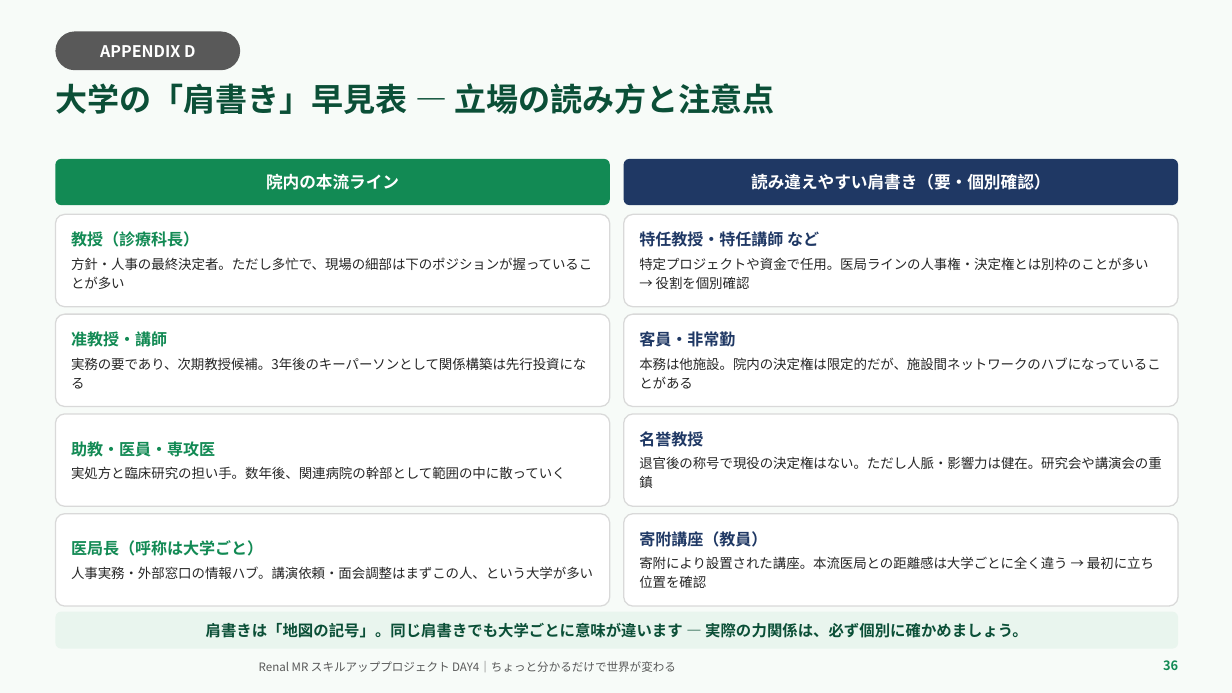
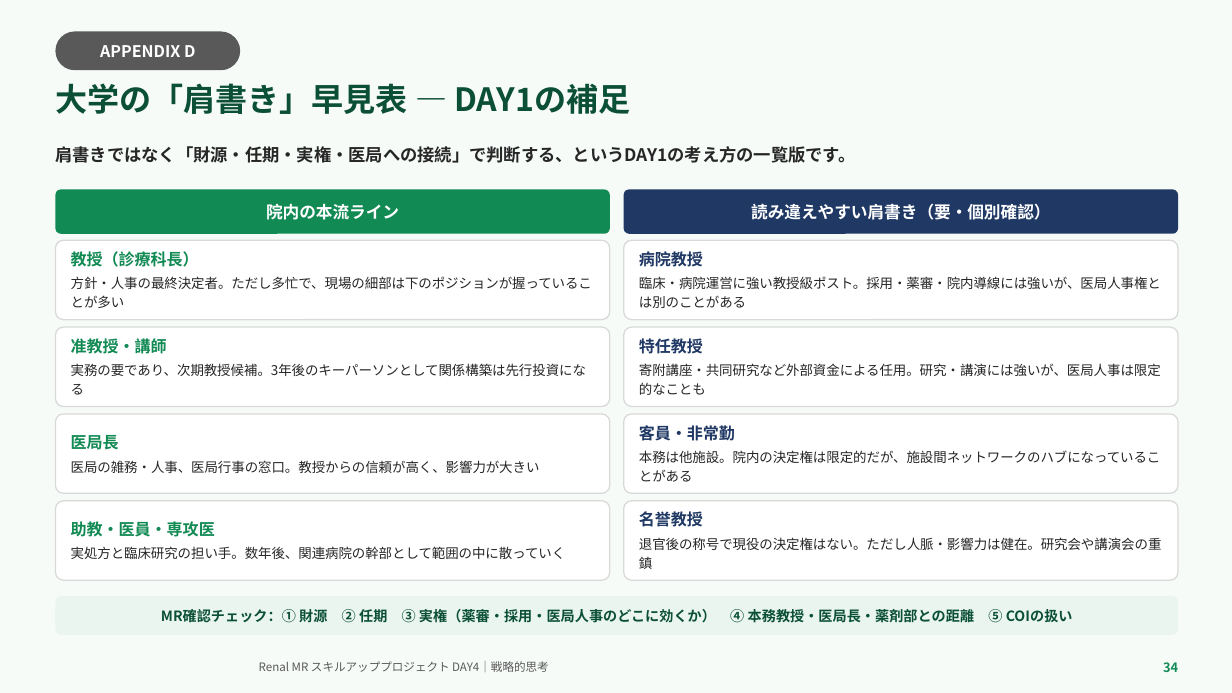
Before and after one commit to TAKUYA-1187/Claude, a slide deck: slide 34 of novartis_training/DAY4_ちょっと分かるだけで世界が変わる.pptx (slide 36 before the commit). Drawn at 1232x693 pixels with LibreOffice and Linux fonts; fonts in the diff are those of the drawing; background and template pictures are left out. Boxes give left, top, right and bottom in pixels: in the first picture for what was removed or moved away, otherwise in the second. Text is boxed around its words. In the diff, an @@ line names an element or a change of style, - is before the commit and + after.

```diff
--- a/novartis_training/DAY4_ちょっと分かるだけで世界が変わる.pptx
+++ b/novartis_training/DAY4_ちょっと分かるだけで世界が変わる.pptx
@@ text at (x1=55, y1=83, x2=630, y2=114): text changed @@
-大学の「肩書き」早見表 — 立場の読み方と注意点
+大学の「肩書き」早見表 — DAY1の補足
@@ text added at (x1=55, y1=146, x2=855, y2=163), 13.5 pt, text #262626, bold @@
+肩書きではなく「財源・任期・実権・医局への接続」で判断する、というDAY1の考え方の一覧版です。
@@ rounded rectangle "院内の本流ライン" moved from (x1=55, y1=159, x2=610, y2=205) to (x1=55, y1=189, x2=610, y2=234) @@
@@ rounded rectangle "読み違えやすい肩書き（要・個別確認）" moved from (x1=624, y1=159, x2=1178, y2=205) to (x1=624, y1=189, x2=1178, y2=234) @@
@@ rounded rectangle "教授（診療科長）" resized from (x1=55, y1=214, x2=610, y2=307) to (x1=55, y1=240, x2=610, y2=320) @@
@@ rounded rectangle "病院教授" resized from (x1=624, y1=214, x2=1178, y2=307) to (x1=624, y1=240, x2=1178, y2=320) @@
@@ text in rounded rectangle at (x1=639, y1=251, x2=1161, y2=308): text changed @@
-特任教授・特任講師 など
-特定プロジェクトや資金で任用。医局ラインの人事権・決定権とは別枠のことが多い → 役割を個別確認
+病院教授
+臨床・病院運営に強い教授級ポスト。採用・薬審・院内導線には強いが、医局人事権とは別のことがある
@@ rounded rectangle "准教授・講師" resized from (x1=55, y1=314, x2=610, y2=407) to (x1=55, y1=327, x2=610, y2=407) @@
@@ rounded rectangle added at (x1=624, y1=327, x2=1178, y2=407), fill #FFFFFF, outline #D9D9D9 1 pt, 10.5 pt, text #262626 @@
+特任教授
+寄附講座・共同研究など外部資金による任用。研究・講演には強いが、医局人事は限定的なことも
@@ rounded rectangle "医局長" resized from (x1=55, y1=514, x2=610, y2=606) to (x1=55, y1=414, x2=610, y2=494) @@
@@ rounded rectangle "客員・非常勤" resized from (x1=624, y1=314, x2=1178, y2=407) to (x1=624, y1=414, x2=1178, y2=494) @@
@@ text in rounded rectangle at (x1=71, y1=435, x2=540, y2=473): text changed @@
-医局長（呼称は大学ごと）
-人事実務・外部窓口の情報ハブ。講演依頼・面会調整はまずこの人、という大学が多い
+医局長
+医局の雑務・人事、医局行事の窓口。教授からの信頼が高く、影響力が大きい
@@ rounded rectangle "助教・医員・専攻医" resized from (x1=55, y1=414, x2=610, y2=506) to (x1=55, y1=501, x2=610, y2=580) @@
@@ rounded rectangle "名誉教授" resized from (x1=624, y1=414, x2=1178, y2=506) to (x1=624, y1=501, x2=1178, y2=580) @@
@@ rounded rectangle removed at (x1=624, y1=514, x2=1178, y2=606) @@
-寄附講座（教員）
-寄附により設置された講座。本流医局との距離感は大学ごとに全く違う → 最初に立ち位置を確認
@@ rounded rectangle added at (x1=55, y1=596, x2=1178, y2=635), fill #E9F5EE, 11 pt, text #0B4F37, bold @@
+MR確認チェック：① 財源 ② 任期 ③ 実権（薬審・採用・医局人事のどこに効くか） ④ 本務教授・医局長・薬剤部との距離 ⑤ COIの扱い
@@ rounded rectangle removed at (x1=55, y1=612, x2=1178, y2=649) @@
-肩書きは「地図の記号」。同じ肩書きでも大学ごとに意味が違います — 実際の力関係は、必ず個別に確かめましょう。
@@ text at (x1=259, y1=661, x2=549, y2=672): text changed @@
-Renal MR スキルアッププロジェクト DAY4｜ちょっと分かるだけで世界が変わる
+Renal MR スキルアッププロジェクト DAY4｜戦略的思考
@@ text removed at (x1=1163, y1=660, x2=1178, y2=670) @@
-36
@@ text added at (x1=1163, y1=662, x2=1178, y2=672), 10 pt, text #128A54, bold @@
+34
```
Also in this commit, not shown: 26 other slides changed, 3 slides added, 5 slides removed, 2 other files.
